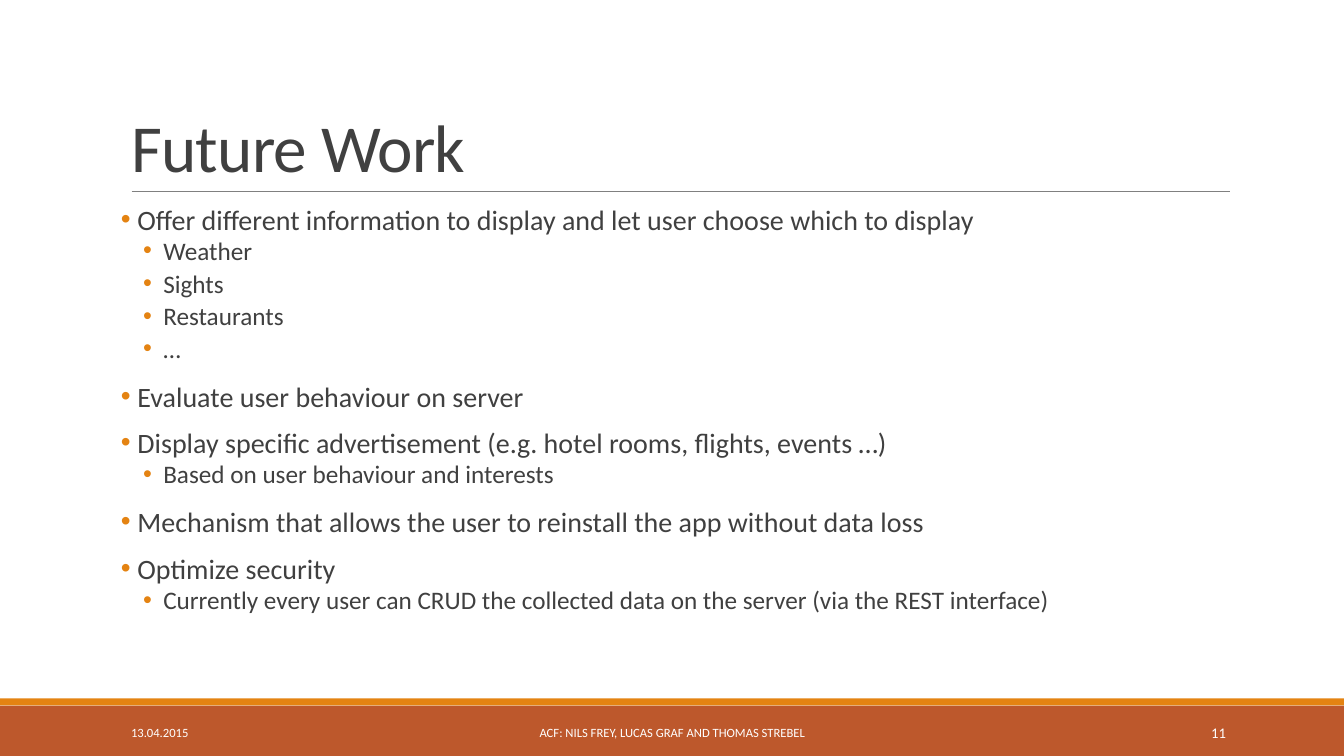
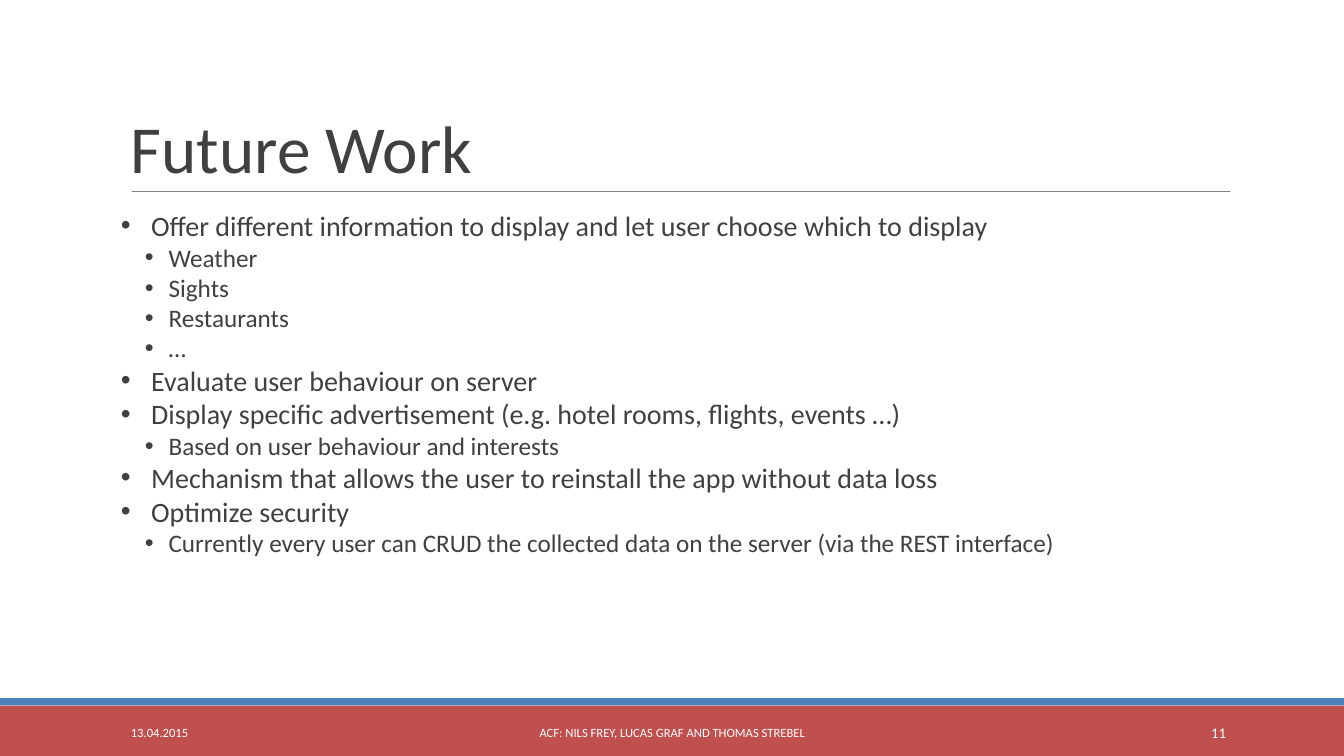
Before and after one commit to freyn42/TSM_MobOp, a slide deck: slide 11 of Presentation/TSM_MobOp Mini Project.pptx. Drawn at 1344x756 pixels with LibreOffice and Linux fonts; fonts in the diff are those of the drawing. Boxes give left, top, right and bottom in pixels: in the first picture for what was removed or moved away, otherwise in the second. Text is boxed around its words. In the diff, an @@ line names an element or a change of style, - is before the commit and + after.

```diff
--- a/Presentation/TSM_MobOp Mini Project.pptx
+++ b/Presentation/TSM_MobOp Mini Project.pptx
@@ text "Future Work" at <box>131,126,472,174</box>: letter spacing -0.5 to 0 pt; line spacing 0.85 to 1 @@
@@ text "Offer different information to display ..." at <box>151,216,1053,556</box>: indent changed; line spacing 0.8 to 1; less space between paragraphs @@
@@ rectangle at <box>0,706,1344,756</box>: fill #BD582C to #C0504D @@
@@ rectangle at <box>0,699,1344,706</box>: fill #E48312 to #4F81BD @@
```
Also in this commit, not shown: 11 other slides changed.
